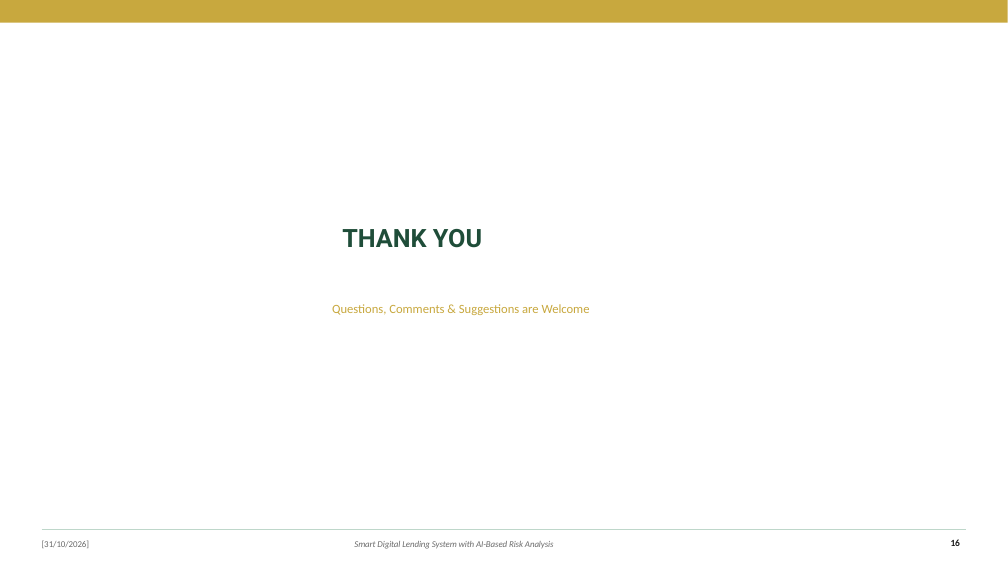
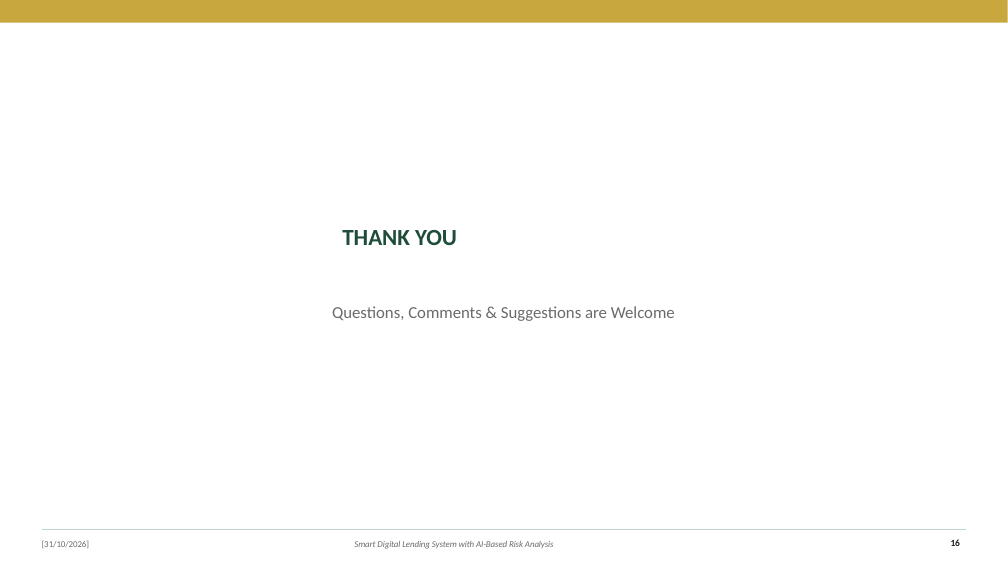
Before and after one commit to jeevabharathi44/loan-eligibility-ai, a slide deck: slide 16 of Smart_Digital_Lending_System_Viva_Presentation.pptx. Drawn at 1008x567 pixels with LibreOffice and Linux fonts; fonts in the diff are those of the drawing; background and template pictures are left out. Boxes give left, top, right and bottom in pixels: in the first picture for what was removed or moved away, otherwise in the second. Text is boxed around its words. In the diff, an @@ line names an element or a change of style, - is before the commit and + after.

```diff
--- a/Smart_Digital_Lending_System_Viva_Presentation.pptx
+++ b/Smart_Digital_Lending_System_Viva_Presentation.pptx
@@ title "THANK YOU" at [342, 230, 457, 245]: size 24 to 22 pt, font Roboto to Calibri @@
@@ text "Questions, Comments & Suggestions are ..." at [332, 306, 675, 321]: size 12 to 16 pt, text colour #C8A83E to #6B6B6B @@
```
Also in this commit, not shown: 15 other slides changed, 7 other files.
